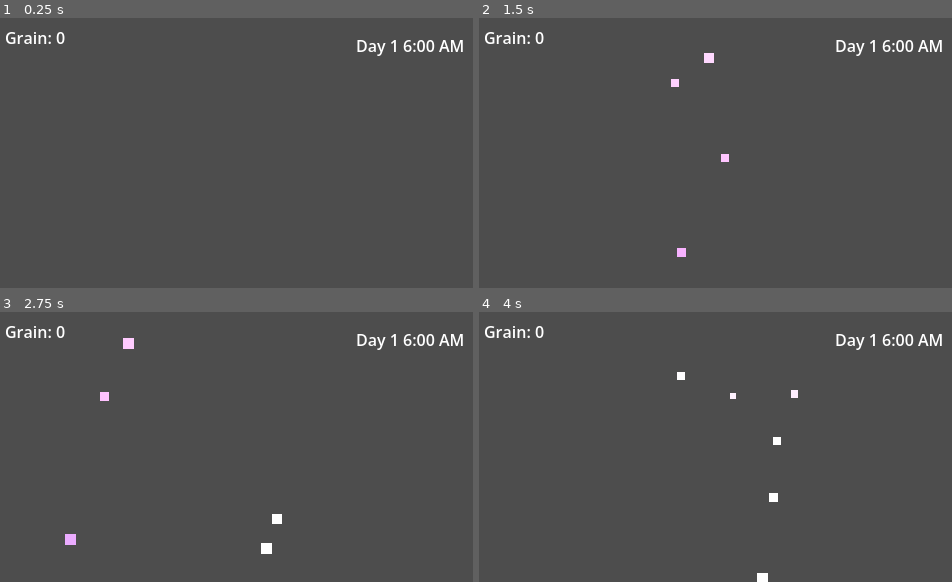
Above: before the commit, frames 1-4 (two rows, left to right).
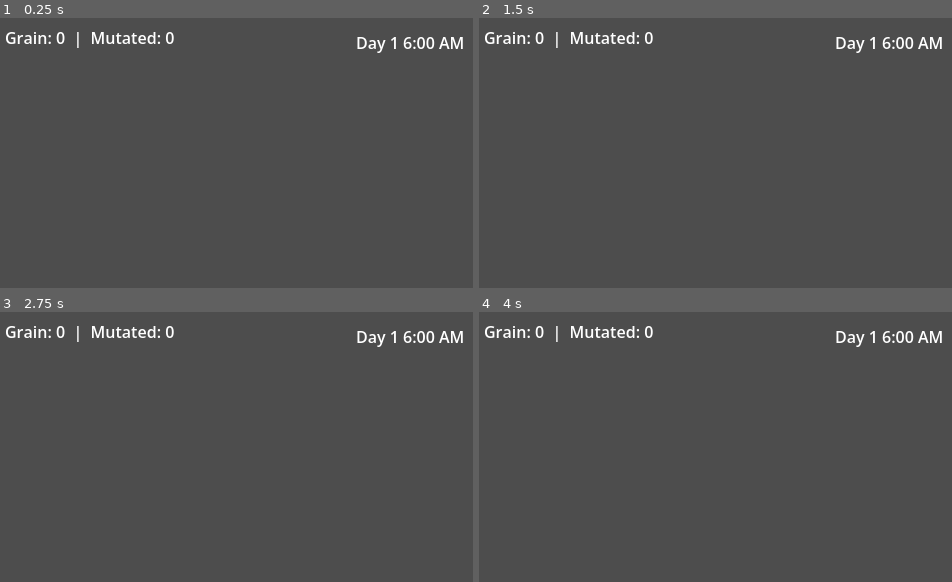
Above: after the commit, the same moments.

Repository: Steveo7711/FieldsOfGlow
Game: Godot game, scene res://scenes/fields/Field1.tscn
Two runs of this game, one before a commit and one after it. Both use one fixed random seed, a clock stepped at 60 frames per second and the inputs below. The engine's default icon, where the game draws it, is replaced by a stand-in: a white triangle on a blue panel in a dark square.
Inputs:
- Up to frame 1 (0.25 s): no input
- Up to frame 2 (1.5 s): tap Enter at 0.5 s; hold D (move_right) 0.53-1.28 s; hold E (interact) 0.53-1.28 s; hold S (move_down) from 1.28 s (still down); tap E (interact) at 1.35 s
- Up to frame 3 (2.75 s): release S (move_down) at 2.03 s; hold D (move_right) from 2.03 s (still down); hold E (interact) from 2.03 s (still down)
- Up to frame 4 (4 s): release D (move_right) at 2.78 s; release E (interact) at 2.78 s; hold W (move_up) 2.78-3.53 s; tap E (interact) at 2.85 s; hold A (move_left) from 3.53 s (still down); hold E (interact) from 3.53 s (still down)

The runs differ from the first frame. In frame 1, 1.0% of the frame differs, in the area x 16-98%, y 5-15%; in frame 2, 1.2%; in frame 3, 1.4%, in the area x 13-98%, y 5-90%; in frame 4, 1.3%.

Commit message:
Phase 3 Card 2: Field2 Mist Hollow complete, field transitions working

Diff:
--- a/assets/textures/light_gradient.tres
+++ b/assets/textures/light_gradient.tres
@@ -10,3 +10,4 @@
 height = 128
 fill = 1
 fill_from = Vector2(0.51111114, 0.50085473)
+fill_to = Vector2(0.94529915, 0.4940171)
--- a/autoloads/DataManager.gd
+++ b/autoloads/DataManager.gd
@@ -14,6 +14,10 @@
 
 func get_resource(resource_id: String) -> int:
 	return inventory.get(resource_id, 0)
+
+func has_item(item_id: String) -> bool:
+	return inventory.get(item_id, 0) > 0
+
 
 func save() -> void:
 	last_save_timestamp = Time.get_unix_time_from_system()
--- a/autoloads/TimeManager.gd
+++ b/autoloads/TimeManager.gd
@@ -1,6 +1,6 @@
 extends Node
 
-const TICK_INTERVAL: float = 3.0
+const TICK_INTERVAL: float = 30.0
 const TICKS_PER_HOUR: int = 2
 const HOURS_PER_DAY: int = 24
 
--- a/scenes/Player/player.tscn
+++ b/scenes/Player/player.tscn
@@ -32,7 +32,7 @@
 shape = SubResource("CircleShape2D_1kbk7")
 
 [node name="Camera2D" type="Camera2D" parent="." unique_id=1686602948]
-zoom = Vector2(3, 3)
+zoom = Vector2(2.5, 2.5)
 limit_left = 0
 limit_top = 0
 limit_right = 1280
--- a/scenes/fields/Field1.tscn
+++ b/scenes/fields/Field1.tscn
@@ -7,6 +7,7 @@
 [ext_resource type="Script" uid="uid://d2ys6vplw8kte" path="res://scripts/fields/DayNightCycle.gd" id="3_dsrp2"]
 [ext_resource type="PackedScene" uid="uid://bdhcbc5d7g2t3" path="res://scenes/crops/CropTile.tscn" id="6_xdnyi"]
 [ext_resource type="PackedScene" uid="uid://bm86118qsp8ys" path="res://scenes/spirits/Sunbell.tscn" id="6_y0a3u"]
+[ext_resource type="Script" uid="uid://bdrqlb1fy8fdr" path="res://scripts/fields/FieldTransition.gd" id="7_dsrp2"]
 [ext_resource type="PackedScene" uid="uid://d0w5v5ep3xsmh" path="res://scenes/spirits/Wispkin.tscn" id="7_elteb"]
 [ext_resource type="PackedScene" uid="uid://ca877bboyofbf" path="res://scenes/spirits/Glimmerling.tscn" id="8_i7jnl"]
 [ext_resource type="PackedScene" uid="uid://dj5dttoixl5dh" path="res://scenes/ui/HUD.tscn" id="10_i7jnl"]
@@ -46,6 +47,9 @@
 
 [sub_resource type="RectangleShape2D" id="RectangleShape2D_mmhnl"]
 size = Vector2(16, 960)
+
+[sub_resource type="RectangleShape2D" id="RectangleShape2D_xdnyi"]
+size = Vector2(16, 200)
 
 [node name="Field1" type="Node2D" unique_id=71119319]
 script = ExtResource("1_803vu")
@@ -94,51 +98,44 @@
 shape = SubResource("RectangleShape2D_mmhnl")
 
 [node name="Player" parent="." unique_id=1924952034 instance=ExtResource("2_jmxhy")]
-position = Vector2(108, 117)
+position = Vector2(1124, 131)
+
+[node name="Hud" parent="." unique_id=2004664711 instance=ExtResource("10_i7jnl")]
+
+[node name="FieldExit" type="Area2D" parent="." unique_id=726603014]
+script = ExtResource("7_dsrp2")
+requires_item = "mutated_crop"
+
+[node name="CollisionShape2D" type="CollisionShape2D" parent="FieldExit" unique_id=430627641]
+position = Vector2(1272, 138)
+shape = SubResource("RectangleShape2D_xdnyi")
+
+[node name="Glimmerling" parent="." unique_id=2025895094 instance=ExtResource("8_i7jnl")]
+position = Vector2(727, 324)
+
+[node name="Wispkin" parent="." unique_id=1407719233 instance=ExtResource("7_elteb")]
+position = Vector2(870, 189)
+
+[node name="Sunbell" parent="." unique_id=673631767 instance=ExtResource("6_y0a3u")]
+position = Vector2(593, 177)
 
 [node name="CropTile" parent="." unique_id=280209015 instance=ExtResource("6_xdnyi")]
-position = Vector2(214, 167)
+position = Vector2(582, 326)
 
-[node name="CropTile2" parent="." unique_id=58234127 instance=ExtResource("6_xdnyi")]
-position = Vector2(168, 80)
+[node name="CropTile2" parent="." unique_id=2144725474 instance=ExtResource("6_xdnyi")]
+position = Vector2(853, 326)
 
-[node name="CropTile3" parent="." unique_id=1326378150 instance=ExtResource("6_xdnyi")]
-position = Vector2(367, 83)
+[node name="CropTile3" parent="." unique_id=1506869406 instance=ExtResource("6_xdnyi")]
+position = Vector2(853, 131)
 
-[node name="CropTile4" parent="." unique_id=775890552 instance=ExtResource("6_xdnyi")]
-position = Vector2(399, 223)
+[node name="CropTile4" parent="." unique_id=2050070092 instance=ExtResource("6_xdnyi")]
+position = Vector2(582, 138)
 
-[node name="CropTile5" parent="." unique_id=1294111582 instance=ExtResource("6_xdnyi")]
-position = Vector2(79, 216)
+[node name="CropTile5" parent="." unique_id=1818481914 instance=ExtResource("6_xdnyi")]
+position = Vector2(727, 326)
 
-[node name="CropTile6" parent="." unique_id=446233158 instance=ExtResource("6_xdnyi")]
-position = Vector2(57, 51)
+[node name="CropTile6" parent="." unique_id=1817173958 instance=ExtResource("6_xdnyi")]
+position = Vector2(727, 138)
 
-[node name="CropTile7" parent="." unique_id=1819526931 instance=ExtResource("6_xdnyi")]
-position = Vector2(275, 138)
-
-[node name="CropTile8" parent="." unique_id=1852666473 instance=ExtResource("6_xdnyi")]
-position = Vector2(276, 55)
-
-[node name="CropTile9" parent="." unique_id=1672873434 instance=ExtResource("6_xdnyi")]
-position = Vector2(371, 153)
-
-[node name="CropTile10" parent="." unique_id=1678914718 instance=ExtResource("6_xdnyi")]
-position = Vector2(28, 155)
-
-[node name="CropTile11" parent="." unique_id=1008465217 instance=ExtResource("6_xdnyi")]
-position = Vector2(148, 160)
-
-[node name="CropTile12" parent="." unique_id=871354232 instance=ExtResource("6_xdnyi")]
-position = Vector2(148, 160)
-
-[node name="Sunbell" parent="." unique_id=2025895094 instance=ExtResource("6_y0a3u")]
-position = Vector2(381, 81)
-
-[node name="Wispkin" parent="." unique_id=1219656739 instance=ExtResource("7_elteb")]
-position = Vector2(226, 197)
-
-[node name="Glimmerling" parent="." unique_id=679351783 instance=ExtResource("8_i7jnl")]
-position = Vector2(161, 62)
-
-[node name="Hud" parent="." unique_id=2004664711 instance=ExtResource("10_i7jnl")]
+[node name="CropTile7" parent="." unique_id=47710180 instance=ExtResource("6_xdnyi")]
+position = Vector2(727, 138)
--- /dev/null
+++ b/scenes/fields/Field2.gd
@@ -0,0 +1,9 @@
+
+extends Node2D
+
+@export var field_config: FieldConfig
+
+func _ready() -> void:
+	if field_config:
+		print("Loaded field: ", field_config.field_name)
+	DataManager.load()
--- /dev/null
+++ b/scenes/fields/Field2.tscn
@@ -0,0 +1,16 @@
+[gd_scene format=3 uid="uid://cyukagdmop1ay"]
+
+[ext_resource type="PackedScene" uid="uid://cfipgo5qlomsj" path="res://scenes/fields/Field1.tscn" id="1_5cnf8"]
+[ext_resource type="Script" uid="uid://d387e44fd4a4m" path="res://scenes/fields/Field2.gd" id="2_xsbjx"]
+[ext_resource type="Resource" uid="uid://cn3dwg3g2hyrm" path="res://scripts/resources/fields/field2_config.tres" id="3_unbyw"]
+
+[node name="Field1" unique_id=71119319 instance=ExtResource("1_5cnf8")]
+script = ExtResource("2_xsbjx")
+field_config = ExtResource("3_unbyw")
+
+[node name="CanvasModulate" parent="." index="1" unique_id=1949580913]
+color = Color(0.8548469, 0.9309246, 1, 1)
+
+[node name="FieldExit" parent="." index="8" unique_id=726603014]
+target_field = "Field1"
+requires_item = ""
--- a/scenes/spirits/Glimmerling.tscn
+++ b/scenes/spirits/Glimmerling.tscn
@@ -7,3 +7,6 @@
 [node name="Glimmerling" unique_id=2025895094 instance=ExtResource("1_bfucq")]
 script = ExtResource("2_8i0gx")
 spirit_data = ExtResource("3_8i0gx")
+
+[node name="SpiritStateMachine" parent="." index="6" unique_id=1250581823 node_paths=PackedStringArray("initial_state")]
+initial_state = NodePath("Wandering")
--- a/scenes/ui/HUD.tscn
+++ b/scenes/ui/HUD.tscn
@@ -37,9 +37,9 @@
 anchor_left = 1.0
 anchor_right = 1.0
 offset_left = -48.0
-offset_top = 8.0
+offset_top = 5.0
 offset_right = -8.0
-offset_bottom = 48.0
+offset_bottom = 45.0
 grow_horizontal = 0
 
 [node name="DayLabel" type="Label" parent="Control/TimeDisplay" unique_id=1249349479]
--- a/scripts/crops/CropTile.gd
+++ b/scripts/crops/CropTile.gd
@@ -43,7 +43,8 @@
 			crop_data.mutation_chance
 		)
 		if mutation != "":
-			print("Crop mutated! Trait: ", mutation)
+			DataManager.add_resource("mutated_crop", 1)
+
 
 func _advance_stage() -> void:
 	current_stage += 1
--- /dev/null
+++ b/scripts/fields/FieldTransition.gd
@@ -0,0 +1,21 @@
+extends Area2D
+
+@export var target_field: String = "Field2"
+@export var requires_item: String = ""
+
+func _ready() -> void:
+	body_entered.connect(_on_body_entered)
+
+func _on_body_entered(body: Node2D) -> void:
+	if not body.is_in_group("player"):
+		return
+
+	# Check if transition requires an item
+	if requires_item != "":
+		if not DataManager.has_item(requires_item):
+			print("Need: ", requires_item, " to unlock this area")
+			return
+
+	print("Transitioning to: ", target_field)
+	DataManager.save()
+	get_tree().change_scene_to_file("res://scenes/fields/" + target_field + ".tscn")
--- a/scripts/resources/crops/grain.tres
+++ b/scripts/resources/crops/grain.tres
@@ -6,7 +6,6 @@
 script = ExtResource("1_tq34a")
 crop_name = "Grain"
 crop_id = "grain"
-base_growth_ticks = 1
 preferred_light_color = Color(1, 0.8627451, 0.39215687, 1)
 yield_resource = "grain_bundle"
 metadata/_custom_type_script = "uid://b6f60fgtyr61y"
--- /dev/null
+++ b/scripts/resources/fields/field2_config.tres
@@ -0,0 +1,13 @@
+[gd_resource type="Resource" script_class="FieldConfig" format=3 uid="uid://cn3dwg3g2hyrm"]
+
+[ext_resource type="Script" uid="uid://clmpae55c1iuv" path="res://scripts/resources/FieldConfig.gd" id="1_g102k"]
+
+[resource]
+script = ExtResource("1_g102k")
+field_name = "Mist Hollow"
+field_id = "field2"
+ambient_light_color = Color(0.85430586, 0.9063318, 1, 1)
+allowed_spirits = Array[String](["wispkin", "glimmerling"])
+max_spirits = 6
+unlock_condition = "mutated_crop"
+metadata/_custom_type_script = "uid://clmpae55c1iuv"
--- a/scripts/ui/Hud.gd
+++ b/scripts/ui/Hud.gd
@@ -35,7 +35,8 @@
 
 func _update_resource_display() -> void:
 	var grain = DataManager.get_resource("grain_bundle")
-	resource_label.text = "Grain: %d" % grain
+	var mutated = DataManager.get_resource("mutated_crop")
+	resource_label.text = "Grain: %d  |  Mutated: %d" % [grain, mutated]
 
 func _check_harvest_prompt() -> void:
 	var crops = get_tree().get_nodes_in_group("crops")
Not shown, added: scenes/fields/Field2.gd.uid
Not shown, added: scripts/fields/FieldTransition.gd.uid
